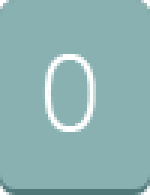
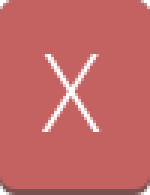
Revision of a layered 150×195 image; what changed, layer by layer:
added layer "X" above "0" over [42, 54, 102, 132]
hid "0" over [42, 54, 96, 132]
added group "Red Button" with 2 layers above "Normal Button" over [0, 0, 150, 195]
added layer "Shape 1 copy" (1st of 2, in "Red Button") in group "Red Button" over [0, 0, 150, 189]
added layer "Shape 1" (1st of 2, in "Red Button") in group "Red Button" over [0, 0, 150, 195]
moved "Shape 1 copy" (2nd of 2, in "Normal Button") into group "Normal Button" over [0, 0, 150, 189]
moved "Shape 1" (2nd of 2, in "Normal Button") into group "Normal Button" over [0, 0, 150, 195]
